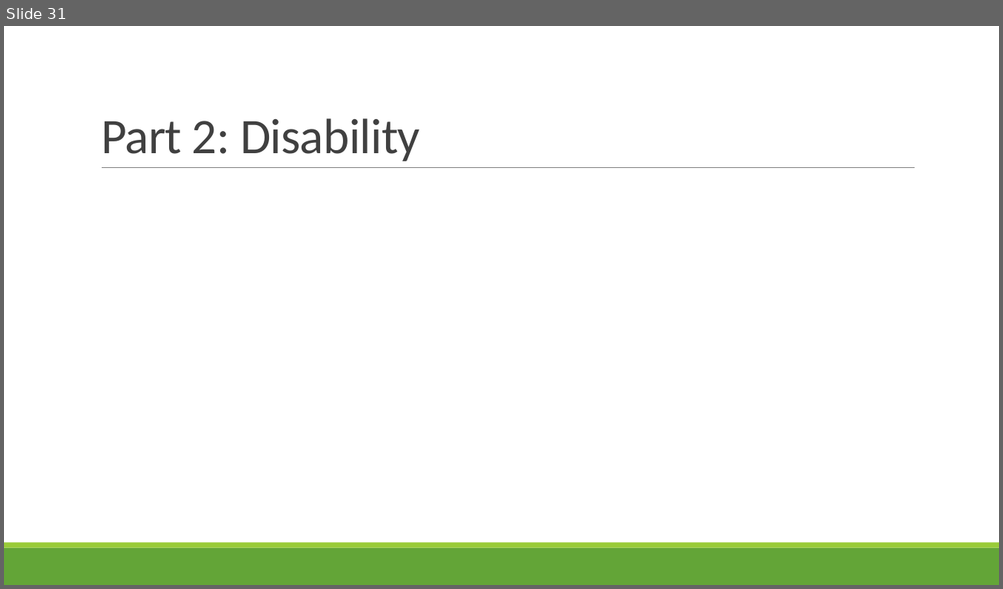
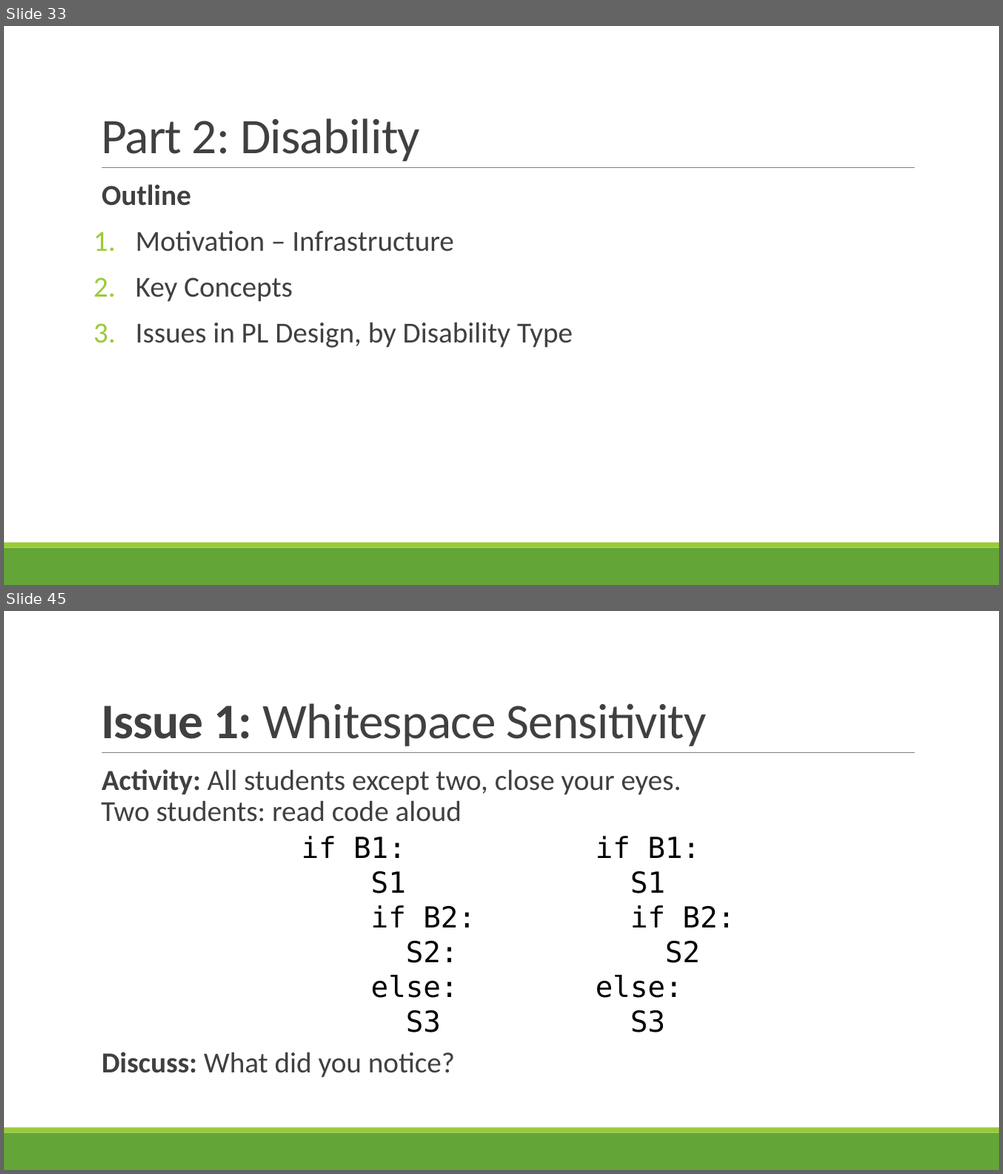
Before and after one commit to rbohrer/pl-course, a slide deck: LectureSlides/10GenderDisability.pptx. Shown one above the other, each under a label of ours: slide 31 before the commit, slides 33 and 45 after it; the slides between them are not shown. The pictures are 1003x589 and 1003x1174 pixels, drawn with LibreOffice and Linux fonts; fonts in the diff are those of the drawing. Boxes give left, top, right and bottom in pixels: in the first picture for what was removed or moved away, otherwise in the second. Text is boxed around its words. In the diff, an @@ line names an element or a change of style, - is before the commit and + after.

```diff
--- a/LectureSlides/10GenderDisability.pptx
+++ b/LectureSlides/10GenderDisability.pptx
@@ slide 45 added at box(4, 611, 999, 1170), background #FFFFFF; not listed: 3 template elements that a slide beside it also shows @@
@@ title added at box(101, 703, 706, 746), 48 pt, text #404040 @@
+Issue 1: Whitespace Sensitivity
@@ text added at box(101, 769, 681, 822), 28 pt, text #404040 @@
+  Activity: All students except two, close your eyes.
+  Two students: read code aloud
@@ text added at box(301, 836, 475, 1033), 28 pt, text #000000 @@
+if B1:
+S1
+if B2:
+S2:
+else:
+S3
@@ text added at box(595, 836, 735, 1033), 28 pt, text #000000 @@
+if B1:
+S1
+if B2:
+S2
+else:
+S3
@@ text added at box(102, 1052, 455, 1078), 28 pt, text #404040 @@
+  Discuss: What did you notice?
@@ what was slide 31 is now slide 33 @@
@@ slide 33 changed as well @@
@@ text added at box(102, 184, 572, 348), 28 pt, text #404040 @@
+  Outline
+1. Motivation – Infrastructure
+2. Key Concepts
+3. Issues in PL Design, by Disability Type
```
Also in this commit, not shown: 2 other slides changed, 19 other slides added, 1 slide removed.
